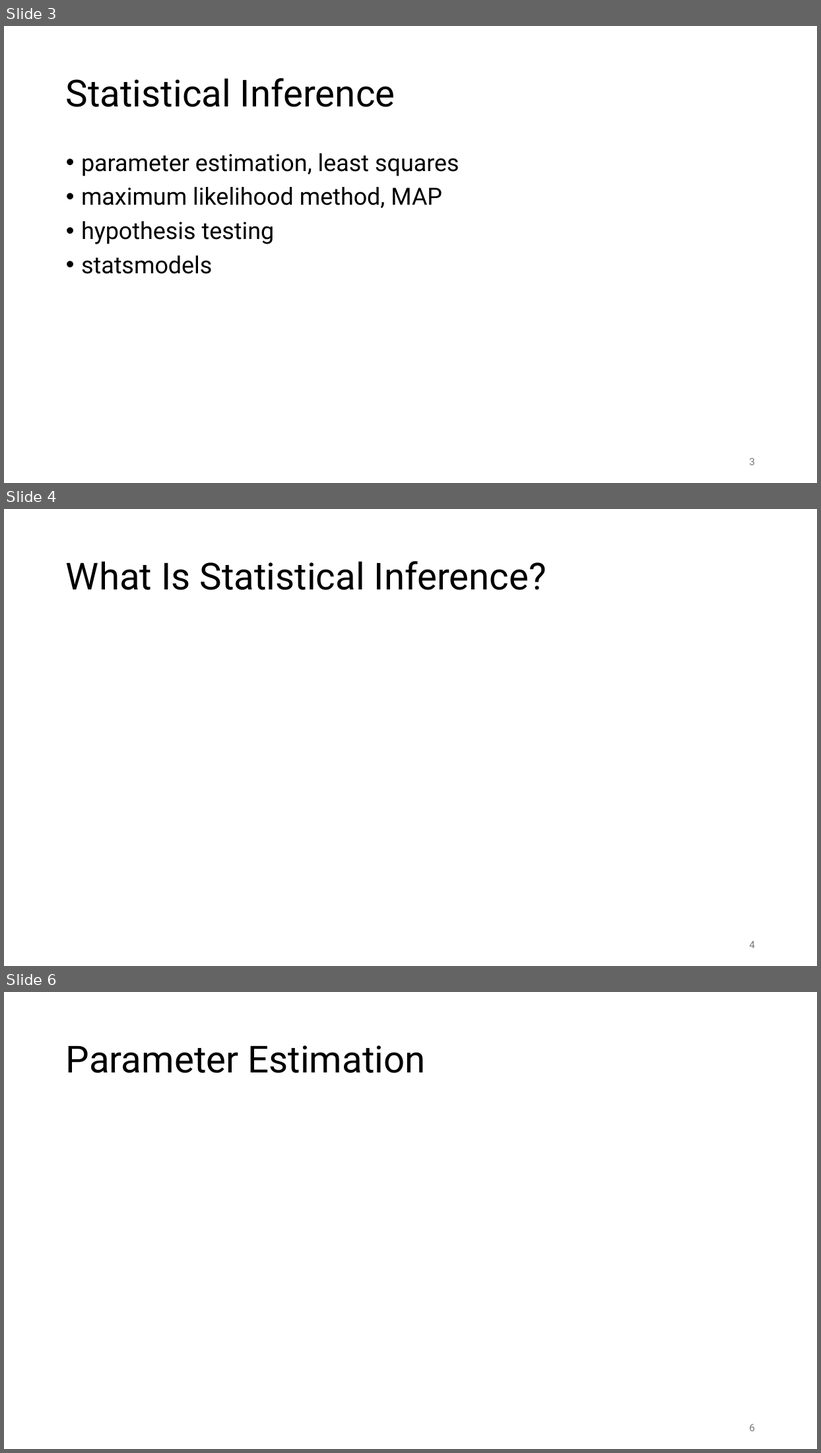
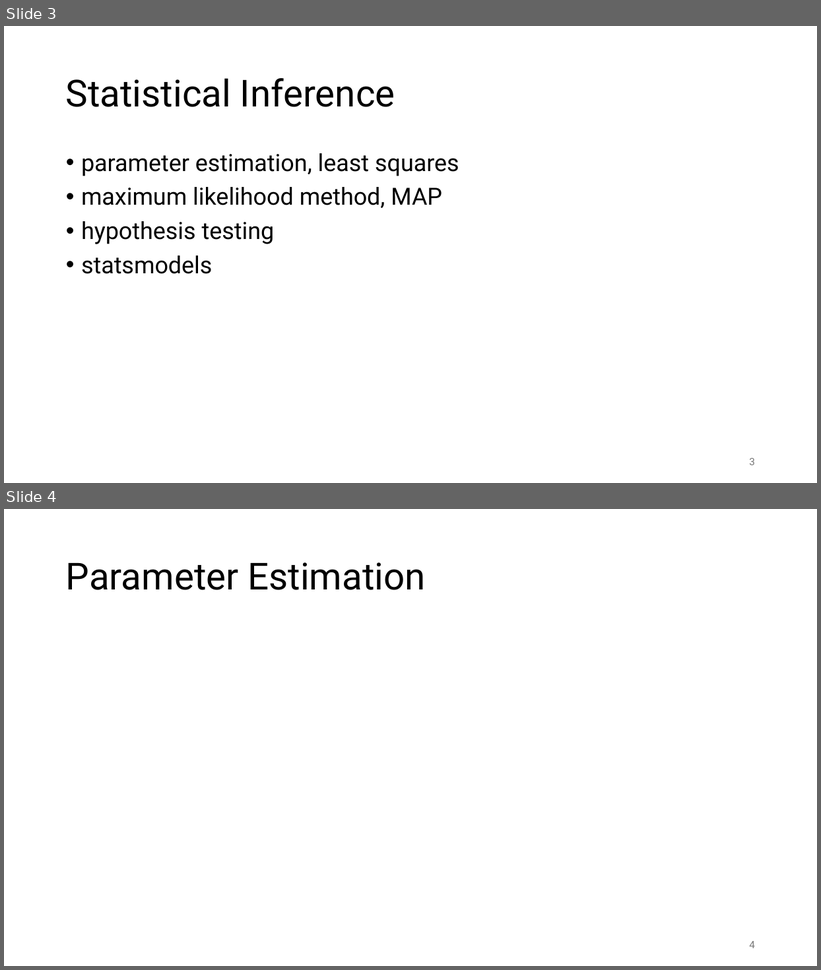
Before and after one commit to FelixWick/data_science, a slide deck: slides/4_statistical_inference.pptx. Shown one above the other, each under a label of ours: slides 3, 4 and 6 before the commit, slides 3 and 4 after it; the slides between them are not shown. The pictures are 821x1453 and 821x970 pixels, drawn with LibreOffice and Linux fonts; fonts in the diff are those of the drawing. Boxes give left, top, right and bottom in pixels: in the first picture for what was removed or moved away, otherwise in the second. Text is boxed around its words. In the diff, an @@ line names an element or a change of style, - is before the commit and + after.

```diff
--- a/slides/4_statistical_inference.pptx
+++ b/slides/4_statistical_inference.pptx
@@ slide 4 removed at (x1=4, y1=509, x2=817, y2=966), background #FFFFFF @@
@@ title removed at (x1=66, y1=561, x2=547, y2=590) @@
-What Is Statistical Inference?
@@ page number removed at (x1=749, y1=941, x2=755, y2=949) @@
-4
@@ what was slide 6 is now slide 4 @@
@@ page number at (x1=749, y1=941, x2=755, y2=949): text changed @@
-6
+4
```
Also in this commit, not shown: 3 slides added, 7 other slides removed, 6 other files.
